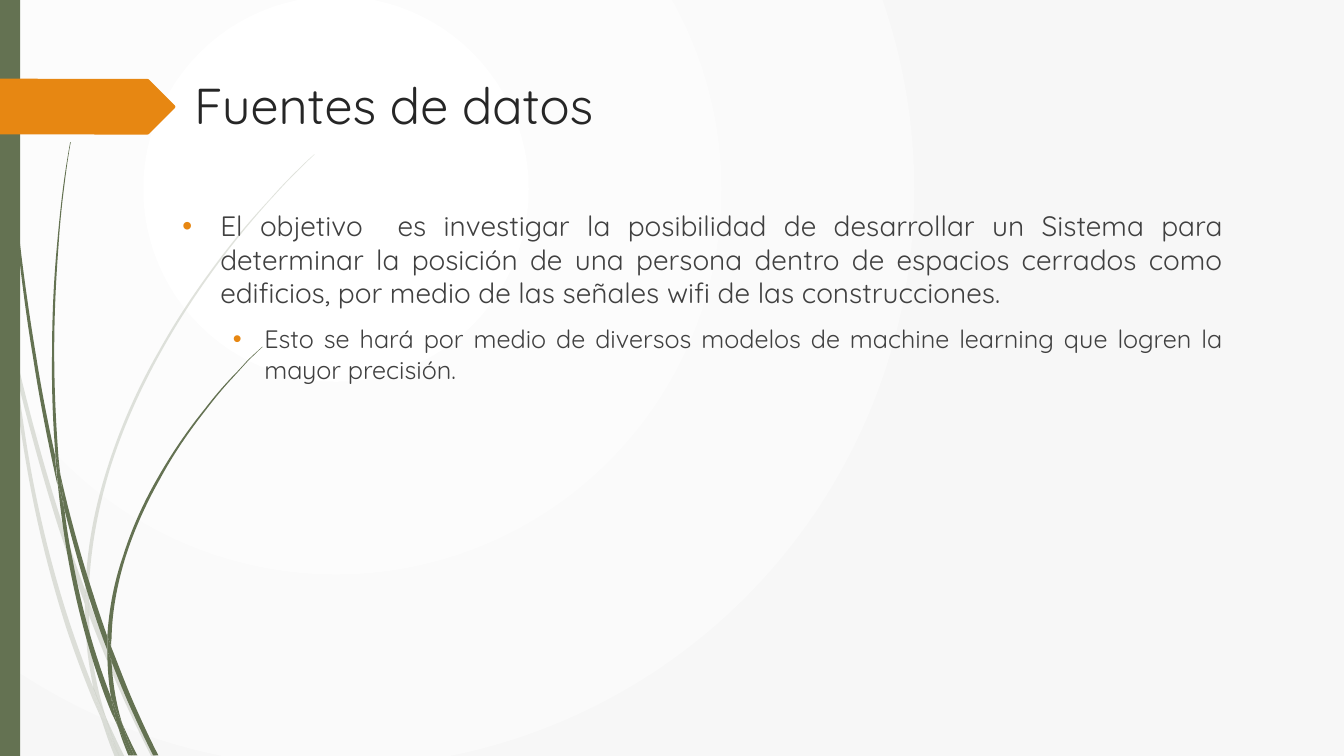
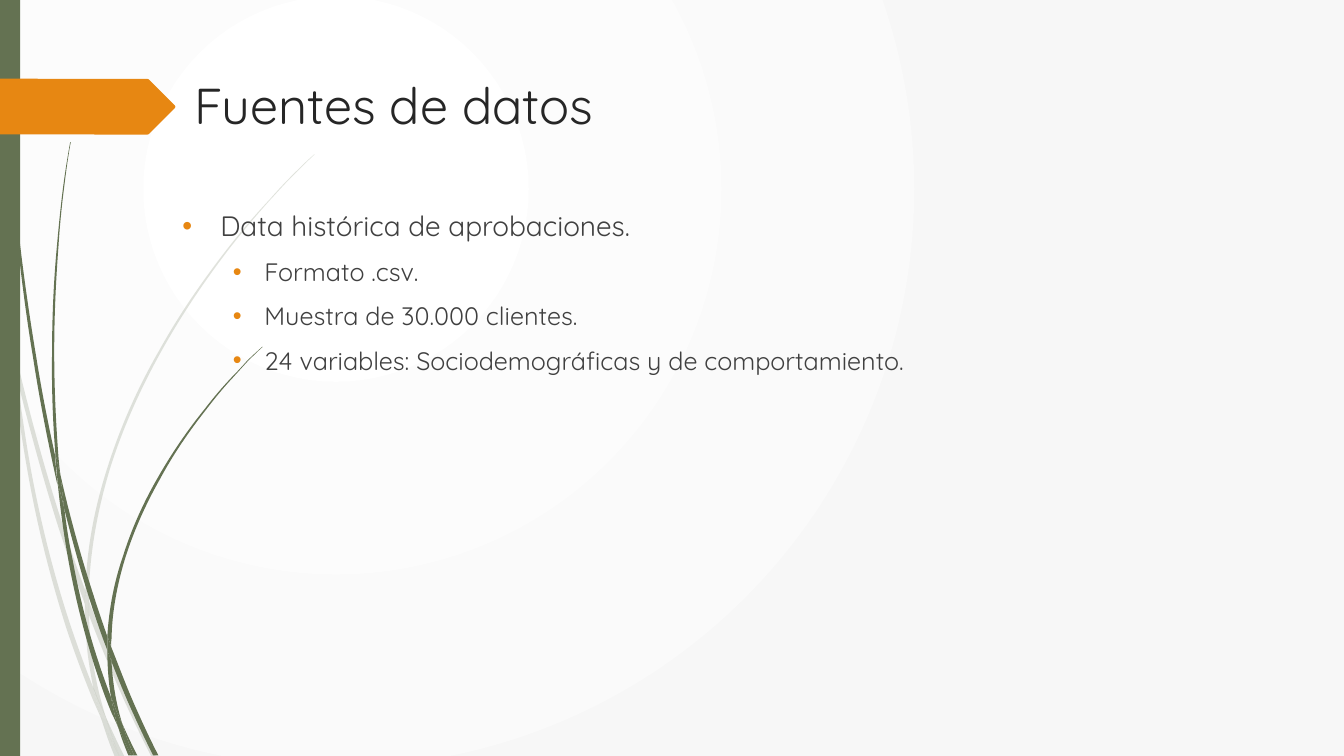
Before and after one commit to tgarita/Cenfotec-GitHub-Jupyter, a slide deck: slide 5 of Presentacion _CreditScore_Tatiana_Garita.pptx. Drawn at 1344x756 pixels with LibreOffice and Linux fonts; fonts in the diff are those of the drawing. Boxes give left, top, right and bottom in pixels: in the first picture for what was removed or moved away, otherwise in the second. Text is boxed around its words. In the diff, an @@ line names an element or a change of style, - is before the commit and + after.

```diff
--- a/Presentacion _CreditScore_Tatiana_Garita.pptx
+++ b/Presentacion _CreditScore_Tatiana_Garita.pptx
@@ text at [220, 215, 903, 375]: text changed; size 20 to 18 pt @@
-• El objetivo es investigar la posibilidad de desarrollar un Sistema para determinar la posición de una persona dentro de espacios cerrados como edificios, por medio de las señales wifi de las construcciones.
-  • Esto se hará por medio de diversos modelos de machine learning que logren la mayor precisión.
+• Data histórica de aprobaciones.
+  • Formato .csv.
+  • Muestra de 30.000 clientes.
+  • 24 variables: Sociodemográficas y de comportamiento.
```
Also in this commit, not shown: 4 other slides changed, 3 slides added, 4 slides removed.
